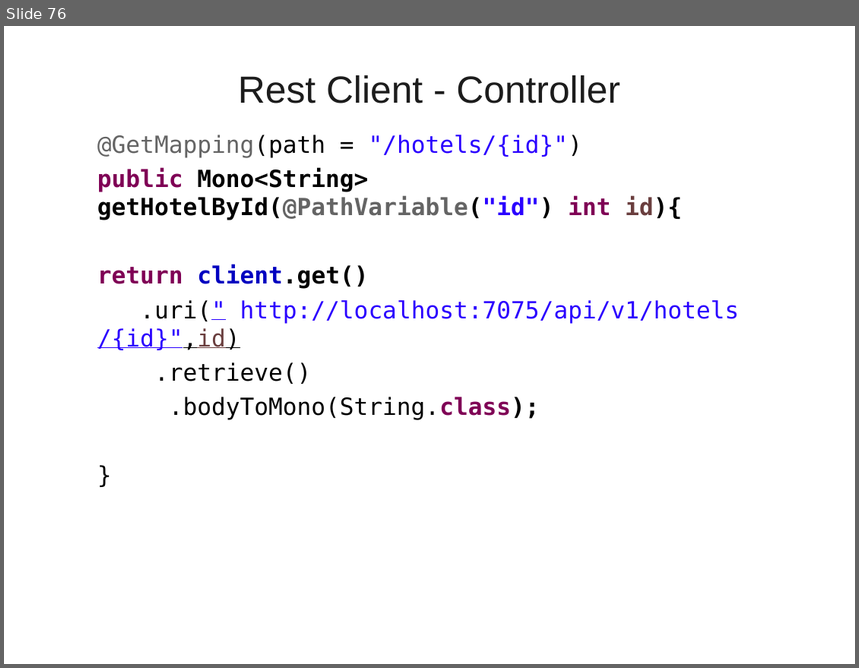
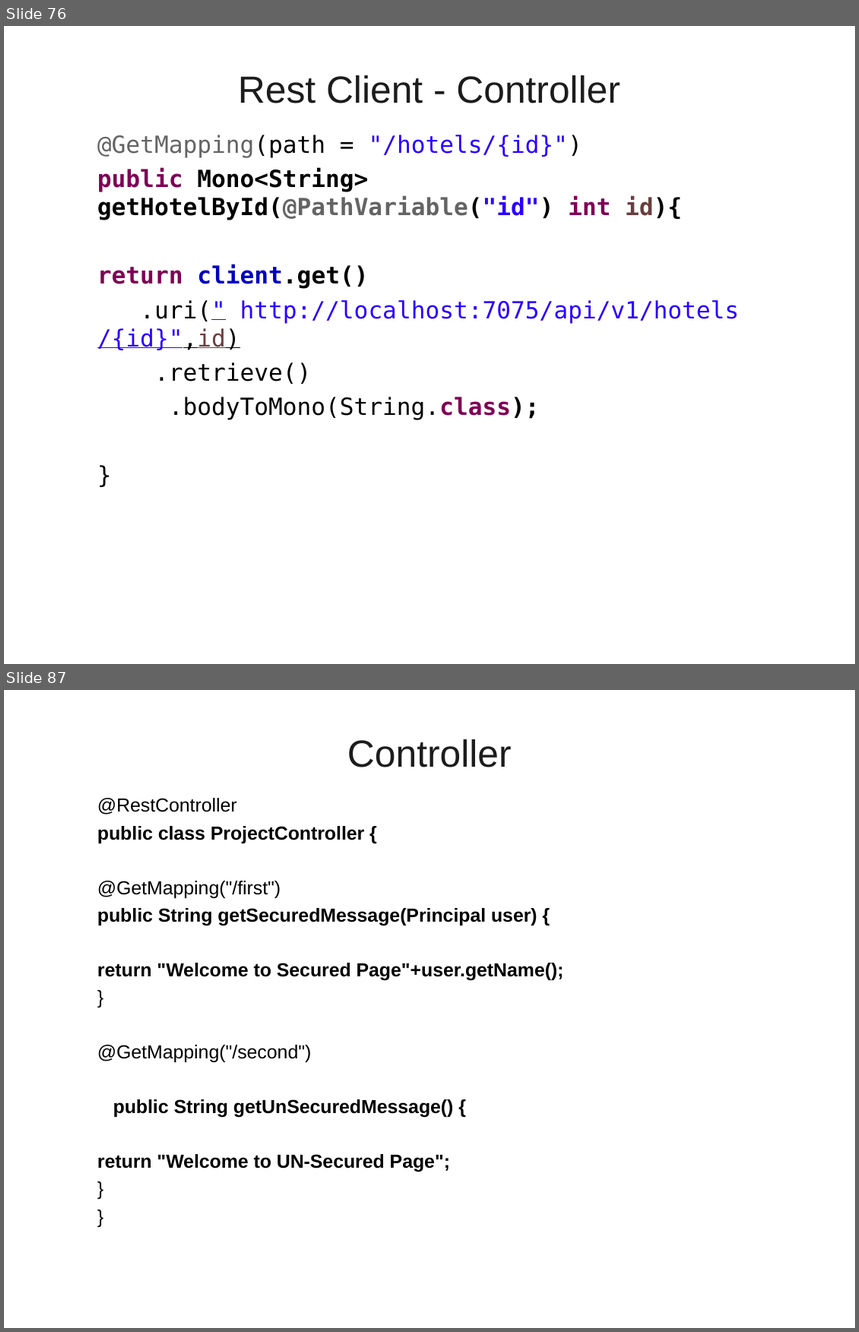
Before and after one commit to vatsanTraining/lumen_sep_2021, a slide deck: SpringBoot_Day_Two_Lumen_2021.ppt. Shown one above the other, each under a label of ours: slide 76 before the commit, slides 76 and 87 after it; the slides between them are not shown. The pictures are 859x668 and 859x1332 pixels, drawn with LibreOffice and Linux fonts; fonts in the diff are those of the drawing; background and template pictures are left out. Boxes give left, top, right and bottom in pixels: in the first picture for what was removed or moved away, otherwise in the second. Text is boxed around its words. In the diff, an @@ line names an element or a change of style, - is before the commit and + after.

```diff
--- a/SpringBoot_Day_Two_Lumen_2021.ppt
+++ b/SpringBoot_Day_Two_Lumen_2021.ppt
@@ slide 87 added at (4, 690, 855, 1328), background picture (left out) @@
@@ title added at (348, 739, 512, 768), 32 pt, text #1C1C1C @@
+Controller
@@ text added at (97, 798, 564, 1173), 16 pt, text #000000, bold @@
+  @RestController
+  public class ProjectController {
+  @GetMapping("/first")
+  public String getSecuredMessage(Principal user) {
+  return "Welcome to Secured Page"+user.getName();
+  }
+  @GetMapping("/second")
+  public String getUnSecuredMessage() {
+  return "Welcome to UN-Secured Page";
+  }
+  }
```
Also in this commit, not shown: 15 other slides added.
